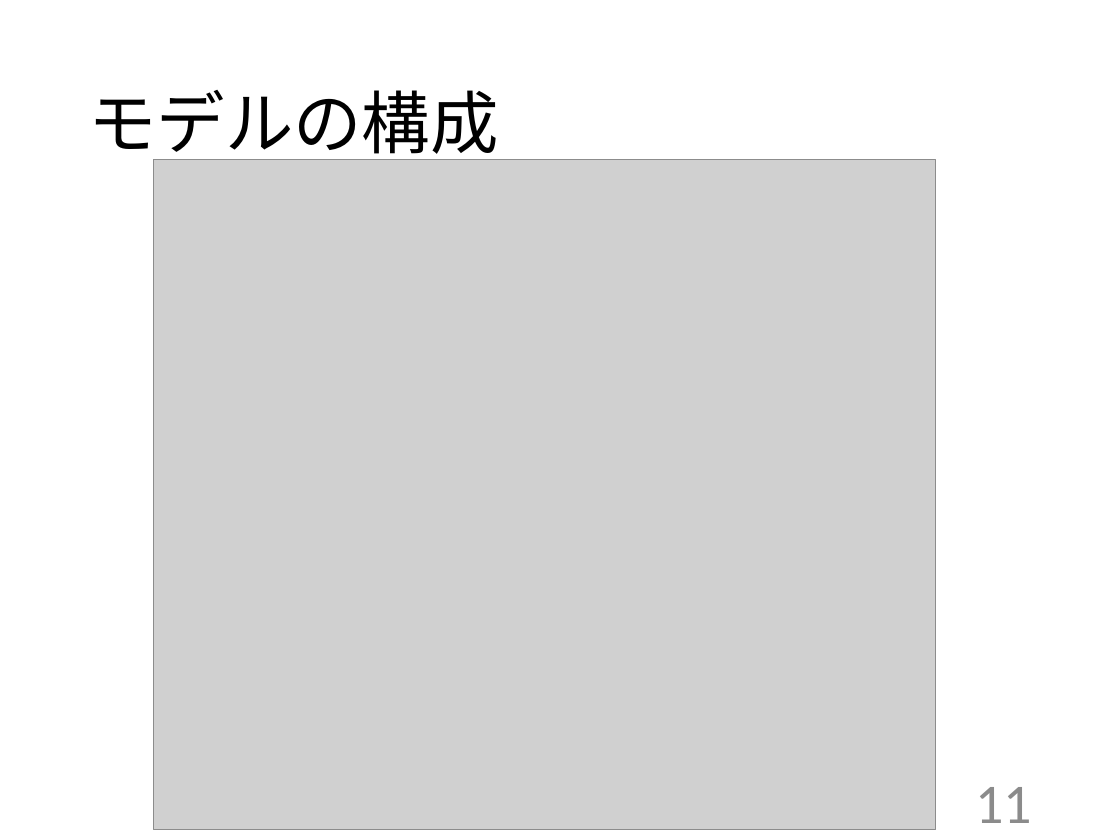
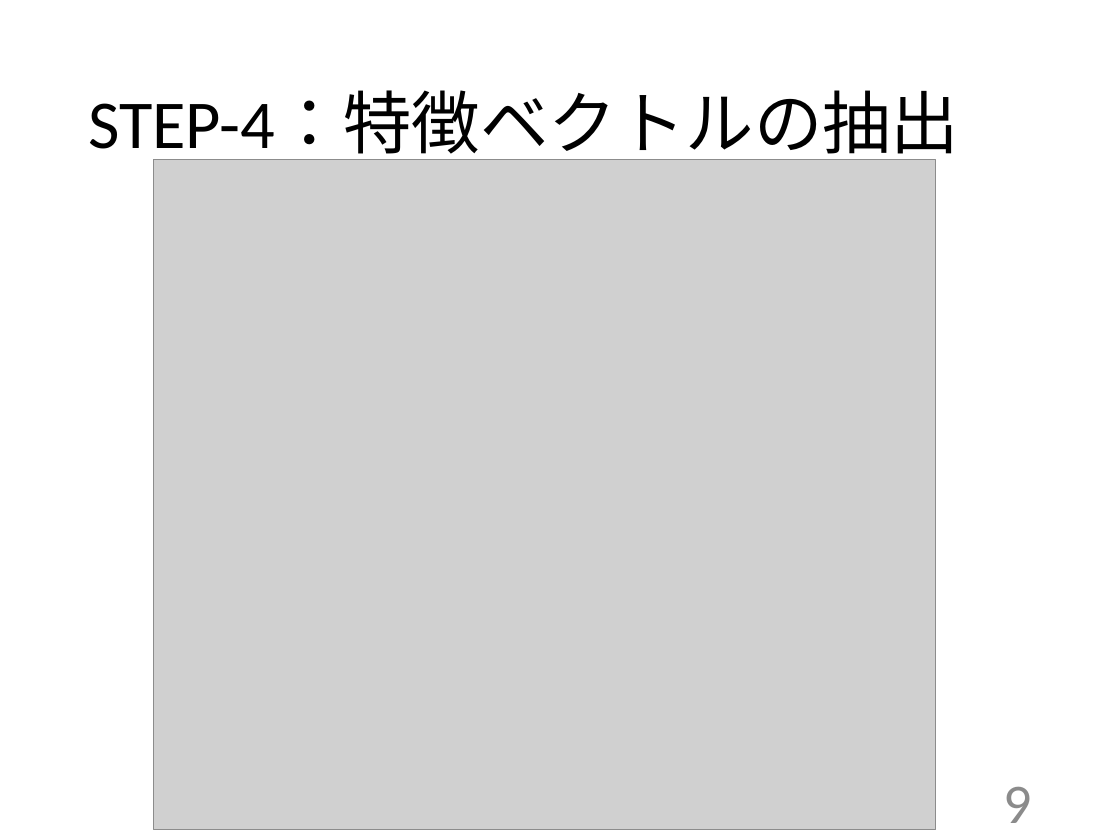
Before and after one commit to kait-takanolab/1821005-yoshioka-thesis, a slide deck: slide 9 of 卒研発表/1821005_yoshioka_thesis.pptx (slide 11 before the commit). Drawn at 1120x840 pixels with LibreOffice and Linux fonts; fonts in the diff are those of the drawing; grey boxes stand for pictures. Boxes give left, top, right and bottom in pixels: in the first picture for what was removed or moved away, otherwise in the second. Text is boxed around its words. In the diff, an @@ line names an element or a change of style, - is before the commit and + after.

```diff
--- a/卒研発表/1821005_yoshioka_thesis.pptx
+++ b/卒研発表/1821005_yoshioka_thesis.pptx
@@ title at <box>88,91,959,164</box>: text changed @@
-モデルの構成
+STEP-4：特徴ベクトルの抽出
@@ page number at <box>1003,787,1031,823</box>: text changed @@
-11
+9
```
Also in this commit, not shown: 6 other slides changed.
